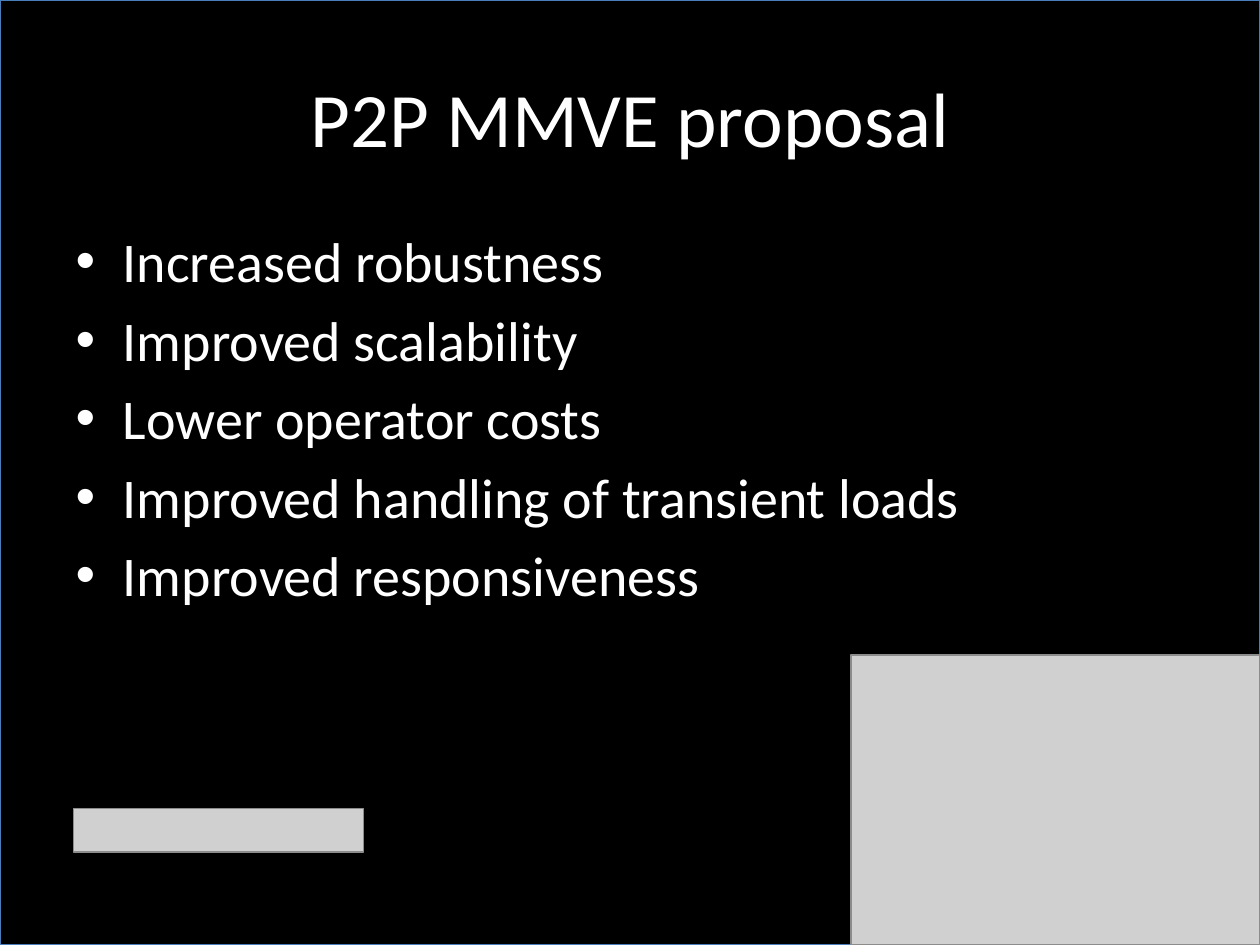
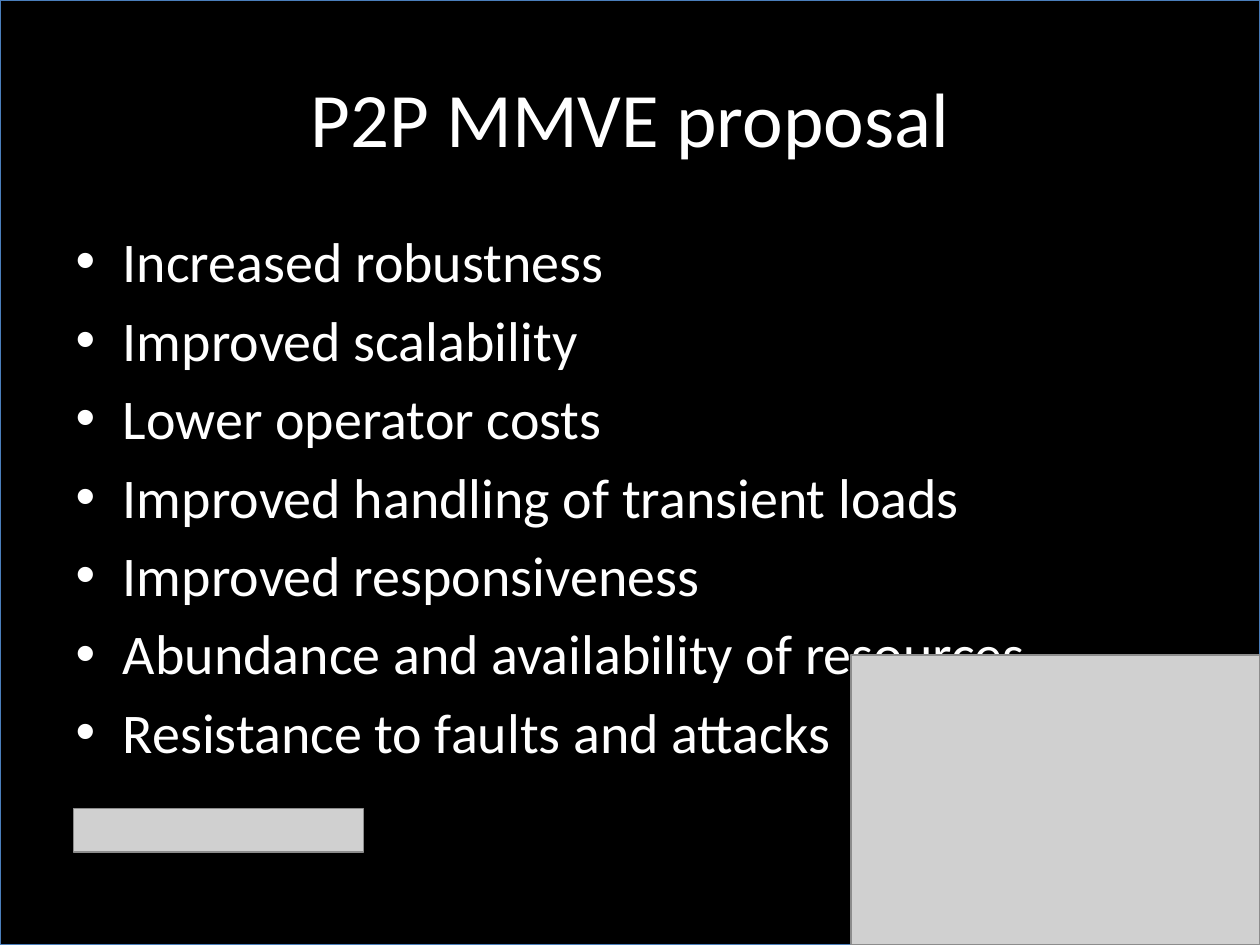
Before and after one commit to jsgilmore/pithos, a slide deck: slide 7 of thesis/phd_talk/PhD_talk.pptx (slide 8 before the commit). Drawn at 1260x945 pixels with LibreOffice and Linux fonts; fonts in the diff are those of the drawing; grey boxes stand for pictures. Boxes give left, top, right and bottom in pixels: in the first picture for what was removed or moved away, otherwise in the second. Text is boxed around its words. In the diff, an @@ line names an element or a change of style, - is before the commit and + after.

```diff
--- a/thesis/phd_talk/PhD_talk.pptx
+++ b/thesis/phd_talk/PhD_talk.pptx
@@ text at [123, 628, 1025, 754]: paragraphs added @@
+• Abundance and availability of resources
+• Resistance to faults and attacks
```
Also in this commit, not shown: 11 other slides changed, 2 slides added, 2 slides removed, 1 other file.
